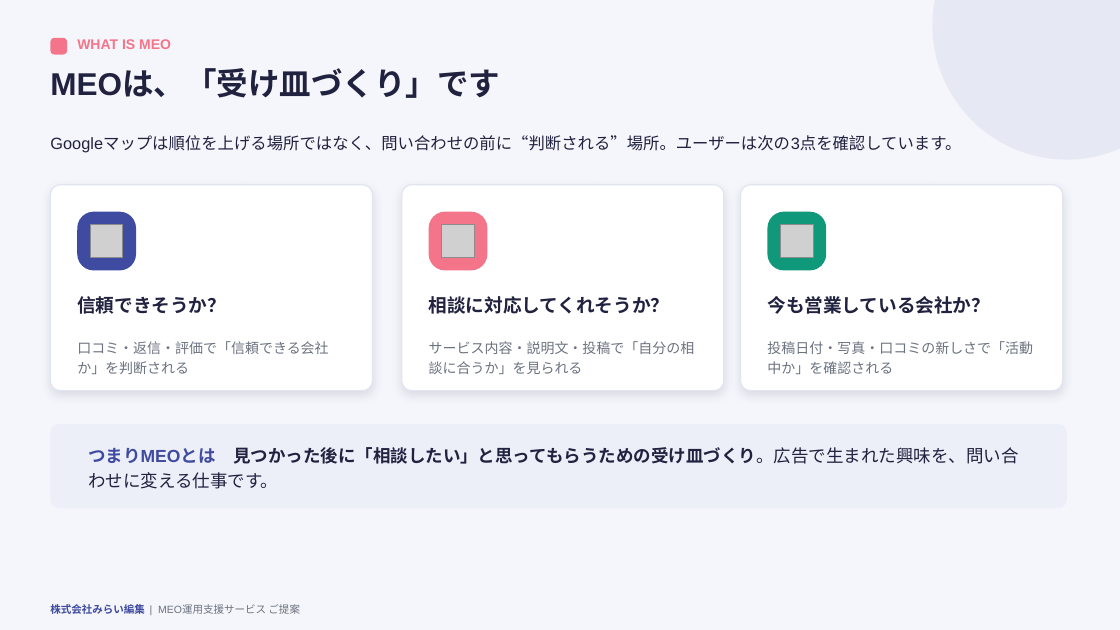
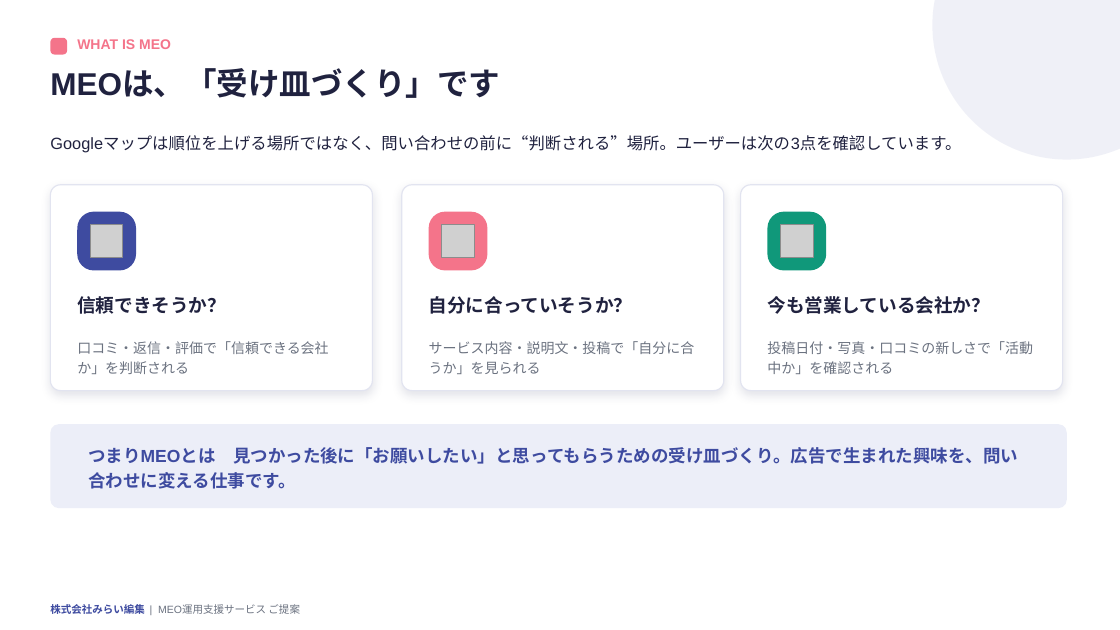
Before and after one commit to kkawano5-ui/website-redesign-machine-, a slide deck: slide 2 of proposal-generator/template/proposal_template.pptx. Drawn at 1120x630 pixels with LibreOffice and Linux fonts; fonts in the diff are those of the drawing; grey boxes stand for pictures. Boxes give left, top, right and bottom in pixels: in the first picture for what was removed or moved away, otherwise in the second. Text is boxed around its words. In the diff, an @@ line names an element or a change of style, - is before the commit and + after.

```diff
--- a/proposal-generator/template/proposal_template.pptx
+++ b/proposal-generator/template/proposal_template.pptx
@@ background #F5F6FB to #FFFFFF @@
@@ text at (429, 296, 633, 314): text changed @@
-相談に対応してくれそうか？
+自分に合っていそうか？
@@ text at (429, 341, 695, 374): text changed @@
-サービス内容・説明文・投稿で「自分の相談に合うか」を見られる
+サービス内容・説明文・投稿で「自分に合うか」を見られる
@@ text at (88, 447, 1018, 489): text changed; text colour #20223F to #3E4BA0 @@
-つまりMEOとは 見つかった後に「相談したい」と思ってもらうための受け皿づくり。広告で生まれた興味を、問い合わせに変える仕事です。
+つまりMEOとは 見つかった後に「お願いしたい」と思ってもらうための受け皿づくり。広告で生まれた興味を、問い合わせに変える仕事です。
```
Also in this commit, not shown: 11 other slides changed.
